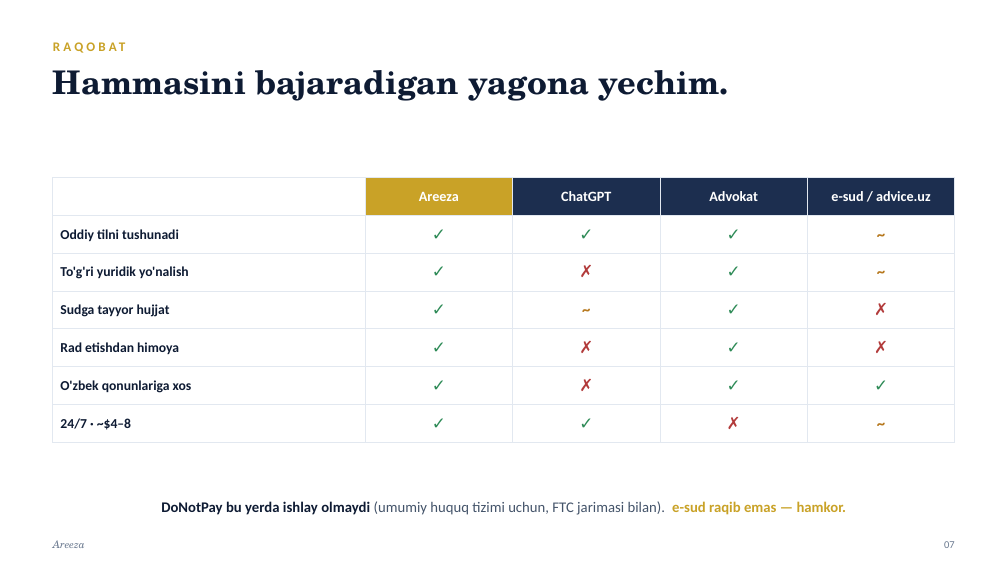
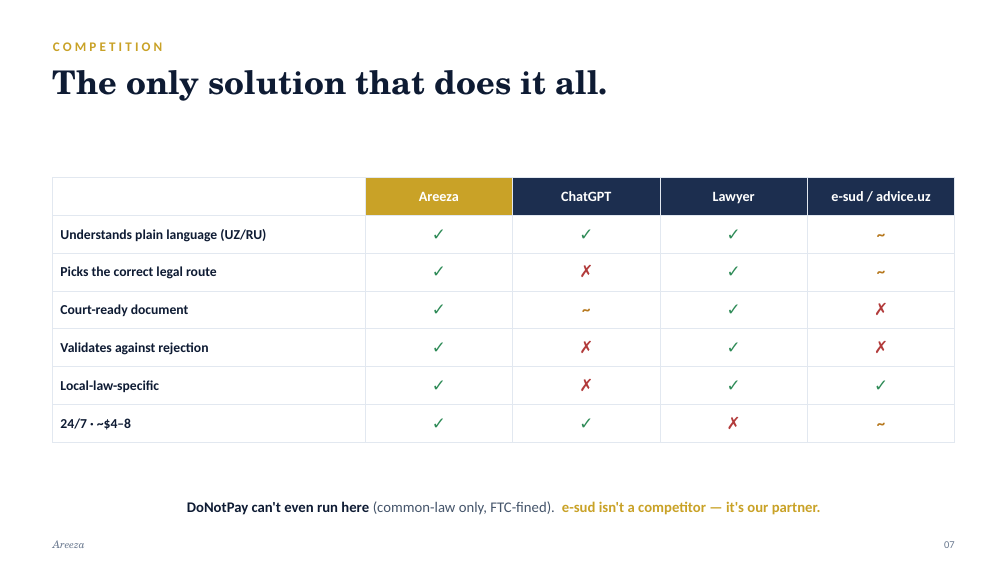
Before and after one commit to romaluev/areeza, a slide deck: slide 7 of docs/areeza-deck.pptx. Drawn at 1008x567 pixels with LibreOffice and Linux fonts; fonts in the diff are those of the drawing. Boxes give left, top, right and bottom in pixels: in the first picture for what was removed or moved away, otherwise in the second. Text is boxed around its words. In the diff, an @@ line names an element or a change of style, - is before the commit and + after.

```diff
--- a/docs/areeza-deck.pptx
+++ b/docs/areeza-deck.pptx
@@ text at <box>53,42,162,51</box>: text changed @@
-RAQOBAT
+COMPETITION
@@ text at <box>53,70,608,101</box>: text changed @@
-Hammasini bajaradigan yagona yechim.
+The only solution that does it all.
@@ table at <box>53,178,955,434</box> @@
-row 1, column 4: Advokat
+row 1, column 4: Lawyer
-row 2, column 1: Oddiy tilni tushunadi
+row 2, column 1: Understands plain language (UZ/RU)
-row 3, column 1: To'g'ri yuridik yo'nalish
+row 3, column 1: Picks the correct legal route
-row 4, column 1: Sudga tayyor hujjat
+row 4, column 1: Court-ready document
-row 5, column 1: Rad etishdan himoya
+row 5, column 1: Validates against rejection
-row 6, column 1: O'zbek qonunlariga xos
+row 6, column 1: Local-law-specific
@@ text at <box>187,501,821,515</box>: text changed; text colour #44546A to #C9A227 @@
-DoNotPay bu yerda ishlay olmaydi (umumiy huquq tizimi uchun, FTC jarimasi bilan). e-sud raqib emas — hamkor.
+DoNotPay can't even run here (common-law only, FTC-fined). e-sud isn't a competitor — it's our partner.
```
Also in this commit, not shown: 4 other slides changed, 7 slides added, 7 slides removed, 4 other files.
